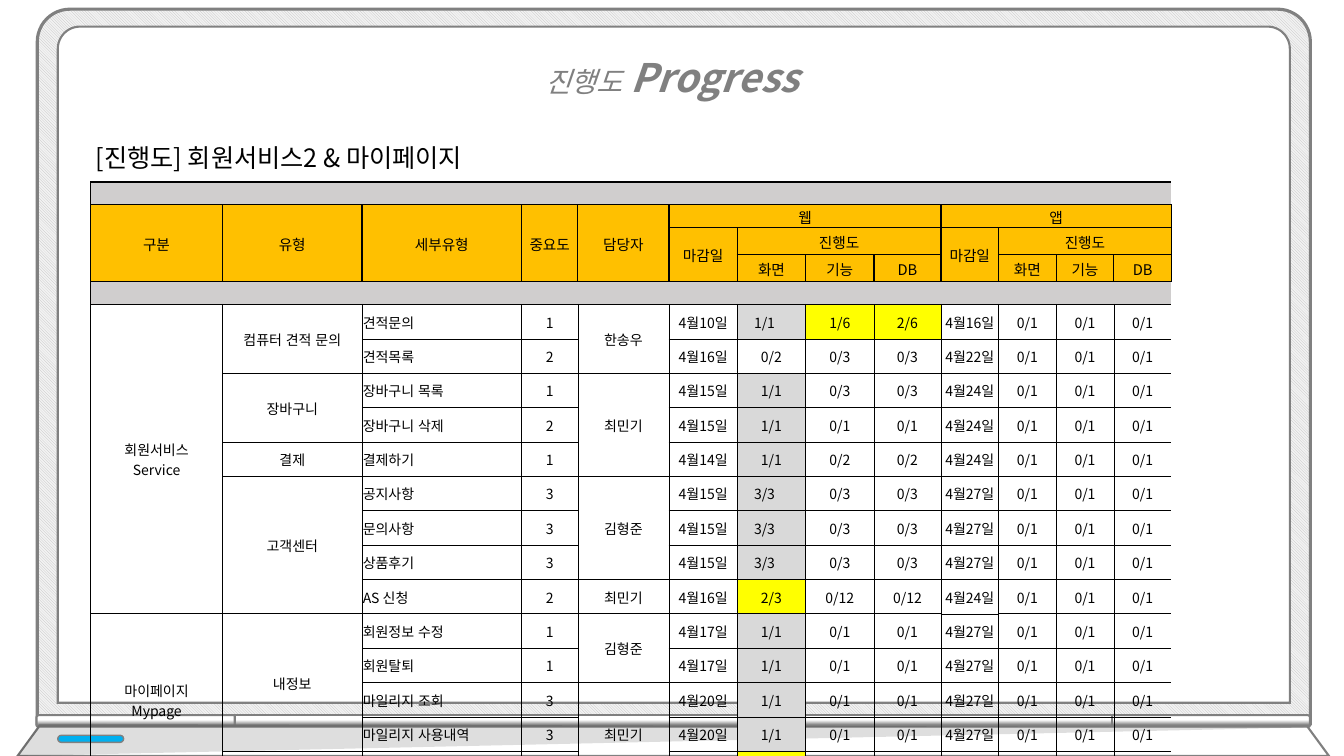
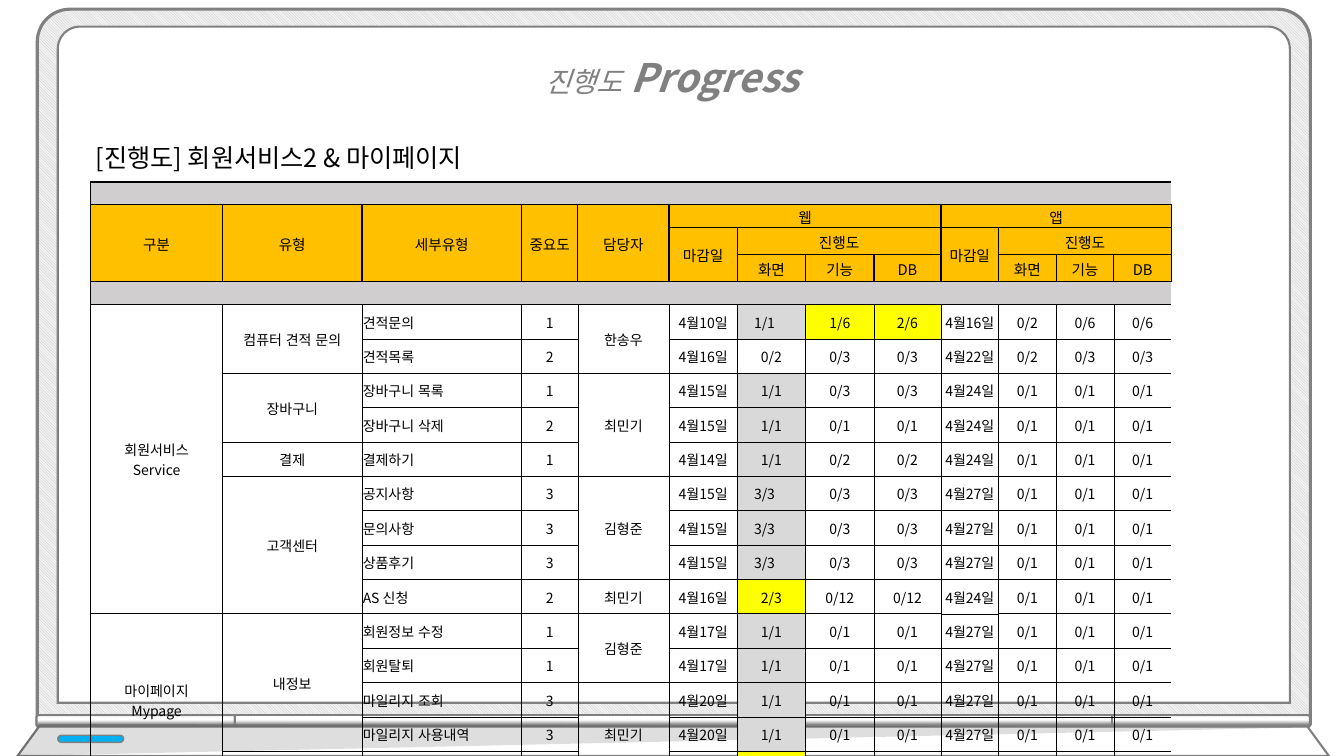
Before and after one commit to hhsw07/ezen-academy-projects, a slide deck: slide 8 of WebContent/발표/4차/프로젝트5_4차.pptx. Drawn at 1344x756 pixels with LibreOffice and Linux fonts; fonts in the diff are those of the drawing. Boxes give left, top, right and bottom in pixels: in the first picture for what was removed or moved away, otherwise in the second. Text is boxed around its words. In the diff, an @@ line names an element or a change of style, - is before the commit and + after.

```diff
--- a/WebContent/발표/4차/프로젝트5_4차.pptx
+++ b/WebContent/발표/4차/프로젝트5_4차.pptx
@@ table at bbox=[91, 182, 1172, 747] @@
-row 6: 회원서비스 Service | 컴퓨터 견적 문의 | 견적문의 | 1 | 한송우 | 4월10일 | 1/1 | 1/6 | 2/6 | 4월16일 | 0/1 | 0/1 | 0/1
+row 6: 회원서비스 Service | 컴퓨터 견적 문의 | 견적문의 | 1 | 한송우 | 4월10일 | 1/1 | 1/6 | 2/6 | 4월16일 | 0/2 | 0/6 | 0/6
-row 7:  |  | 견적목록 | 2 |  | 4월16일 | 0/2 | 0/3 | 0/3 | 4월22일 | 0/1 | 0/1 | 0/1
+row 7:  |  | 견적목록 | 2 |  | 4월16일 | 0/2 | 0/3 | 0/3 | 4월22일 | 0/2 | 0/3 | 0/3
```
Also in this commit, not shown: 2 other slides changed.
